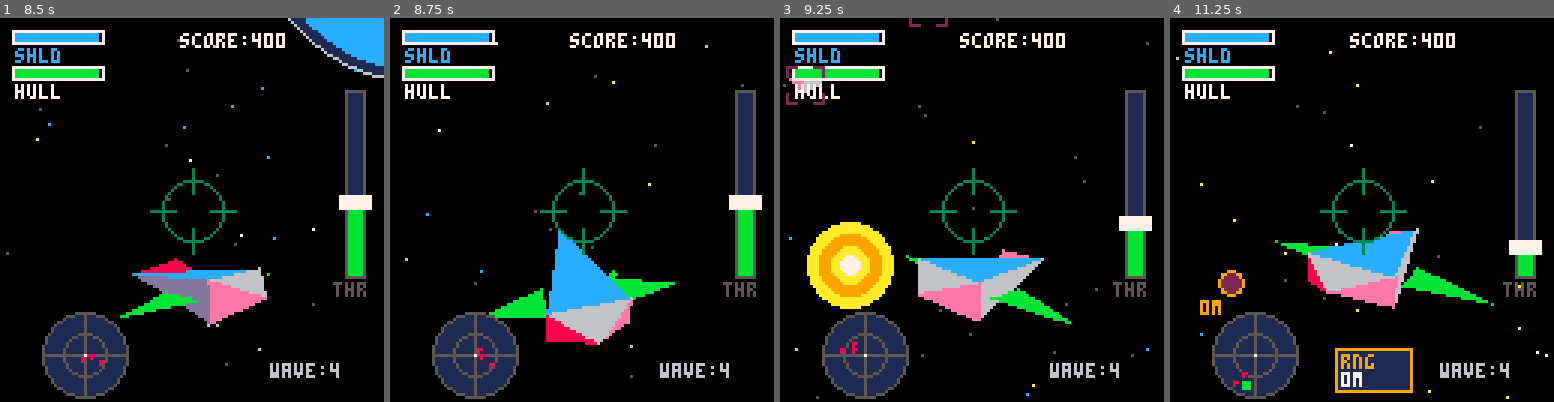
Above: before the commit, frames 1-4 (left to right).
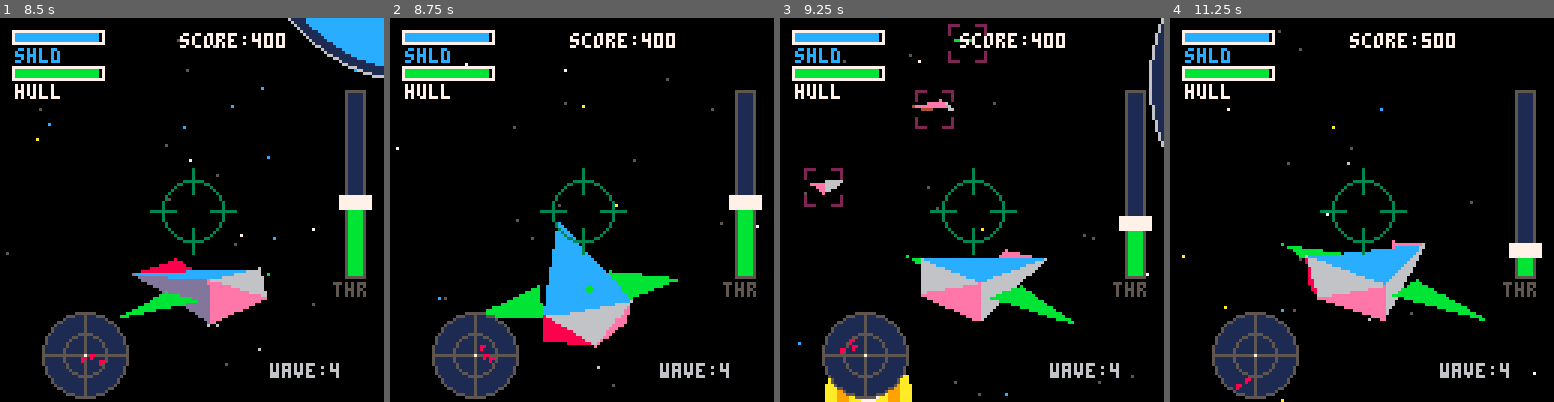
Above: after the commit, the same moments.

Repository: RubenTipparach/Mini-Pico-Games
Game: PICO-8 cartridge pico-8/carts/space_combat_3d.p8
The game is run twice, just before and just after one commit, with the same random seed, the same clock (stepped at 60 frames per second) and the same inputs.
Inputs (mouse positions are in pixels of both pictures, inside the frame that each line leads up to):
- Up to frame 1 (8.5 s): tap X (X key) at 0.33, 1.07, 1.85, 2.97, 4.08, 5.2, 6.32, 7.43 s; click (280, 121) at 0.67 s; tap O (Z key) at 0.7, 1.7, 2.1, 2.5, 2.9, 3.3, 3.7, 4.1, 4.5, 4.9, 5.3, 5.7, 6.1, 6.5, 6.9, 7.3, 7.7, 8.1 s; click (46, 267) at 1.22 s; hold Right 1.6-2.1 s; click (107, 114) at 1.77 s; hold Up 2.15-2.42 s; click (172, 259) at 2.32 s; hold Right 2.47-3.03 s; click (234, 106) at 2.87 s; hold Left 3.08-3.58 s; click (295, 256) at 3.42 s; hold Down 3.63-3.97 s; click (61, 102) at 3.97 s; hold Right 4.02-4.68 s; click (122, 248) at 4.52 s; hold Up 4.73-5.03 s; click (184, 94) at 5.07 s; hold Left 5.08-5.68 s; click (249, 244) at 5.62 s; hold Down 5.73-6.03 s; hold Right 6.08-6.58 s; click (311, 90) at 6.17 s; hold Right 6.63-7.13 s; click (76, 236) at 6.72 s; hold Up 7.18-7.45 s; click (138, 83) at 7.27 s; hold Right 7.5-8.07 s; click (199, 229) at 7.82 s; hold Left from 8.12 s (still down); click (264, 79) at 8.37 s
- Up to frame 2 (8.75 s): tap O (Z key) at 8.5 s; tap X (X key) at 8.55 s; release Left at 8.62 s; hold Down from 8.67 s (still down)
- Up to frame 3 (9.25 s): tap O (Z key) at 8.9 s; click (1106, 225) at 8.92 s; release Down at 9 s; hold Right from 9.05 s (still down)
- Up to frame 4 (11.25 s): tap O (Z key) every 0.4 s from 9.3 to 10.9 s; click (1258, 71) at 9.47 s; tap X (X key) at 9.67, 10.78 s; release Right at 9.72 s; hold Up 9.77-10.07 s; click (1323, 217) at 10.02 s; hold Left 10.12-10.72 s; click (1385, 64) at 10.57 s; hold Down 10.77-11.07 s; click (1450, 213) at 11.12 s; hold Right from 11.12 s (still down)

Frame 1 is identical in both runs. In frame 2, 1.6% of the frame differs, in the area x 1-97%, y 6-97%; in frame 3, 7.6%, in the area x 0-100%, y 0-100%; in frame 4, 7.3%.

Commit message:
Fix bullet collision to use proper distance (v_len/sqrt)

Diff:
--- a/pico-8/carts/space_combat_3d.p8
+++ b/pico-8/carts/space_combat_3d.p8
@@ -691,10 +691,8 @@
    del(bullets,b)
   elseif b.plr then
    for e in all(enemies) do
-    local dx=b.x-e.x
-    local dy=b.y-e.y
-    local dz=b.z-e.z
-    if dx*dx+dy*dy+dz*dz<20 then -- ~4.5 unit radius for precise hits
+    local d=v_len({b.x-e.x,b.y-e.y,b.z-e.z})
+    if d<5 then -- 5 unit radius collision sphere
      e.hp-=10
      -- trigger evasion when hit
      e.evade=20+rnd(15)
@@ -713,10 +711,8 @@
     end
    end
   else
-   local dx=b.x-px
-   local dy=b.y-py
-   local dz=b.z-pz
-   if dx*dx+dy*dy+dz*dz<36 then
+   local d=v_len({b.x-px,b.y-py,b.z-pz})
+   if d<6 then -- 6 unit radius for player
     -- damage shields first, then health
     shield_recharge=0 -- reset recharge timer
     hit_flash=10 -- flash red when hit
